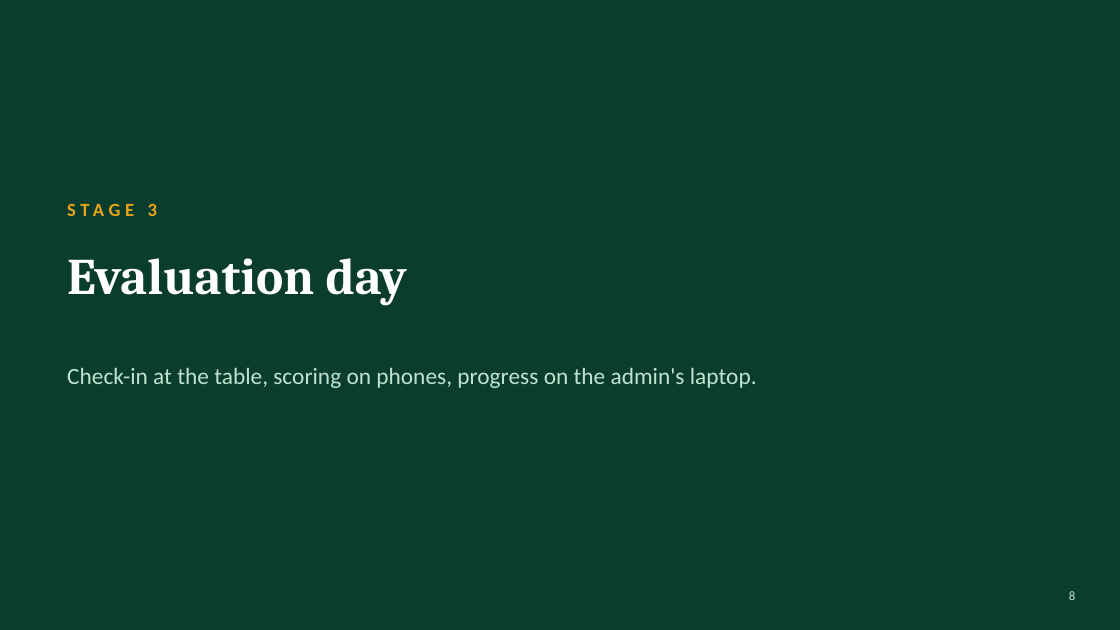
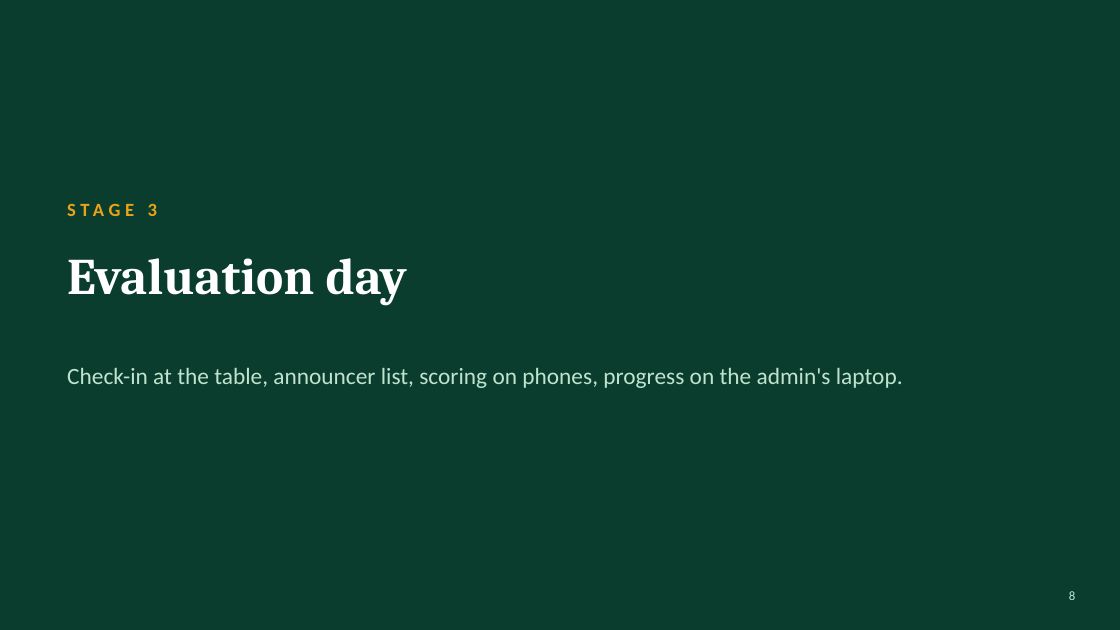
Before and after one commit to rwclldb/rwcll-player-evaluations, a slide deck: slide 8 of docs/board-demo/RWCLL-Player-Evaluations-Board.pptx. Drawn at 1120x630 pixels with LibreOffice and Linux fonts; fonts in the diff are those of the drawing. Boxes give left, top, right and bottom in pixels: in the first picture for what was removed or moved away, otherwise in the second. Text is boxed around its words. In the diff, an @@ line names an element or a change of style, - is before the commit and + after.

Commit message:
Updated powerpoint with Announcer

```diff
--- a/docs/board-demo/RWCLL-Player-Evaluations-Board.pptx
+++ b/docs/board-demo/RWCLL-Player-Evaluations-Board.pptx
@@ text at (67, 368, 903, 388): text changed @@
-Check-in at the table, scoring on phones, progress on the admin's laptop.
+Check-in at the table, announcer list, scoring on phones, progress on the admin's laptop.
```
Also in this commit, not shown: 1 slide added.
